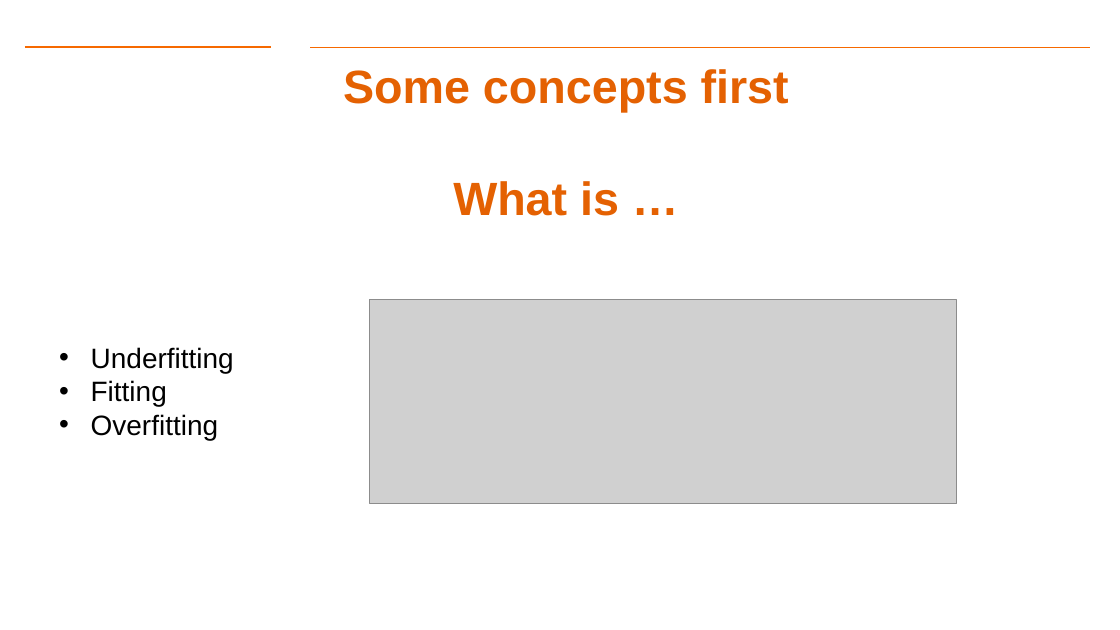
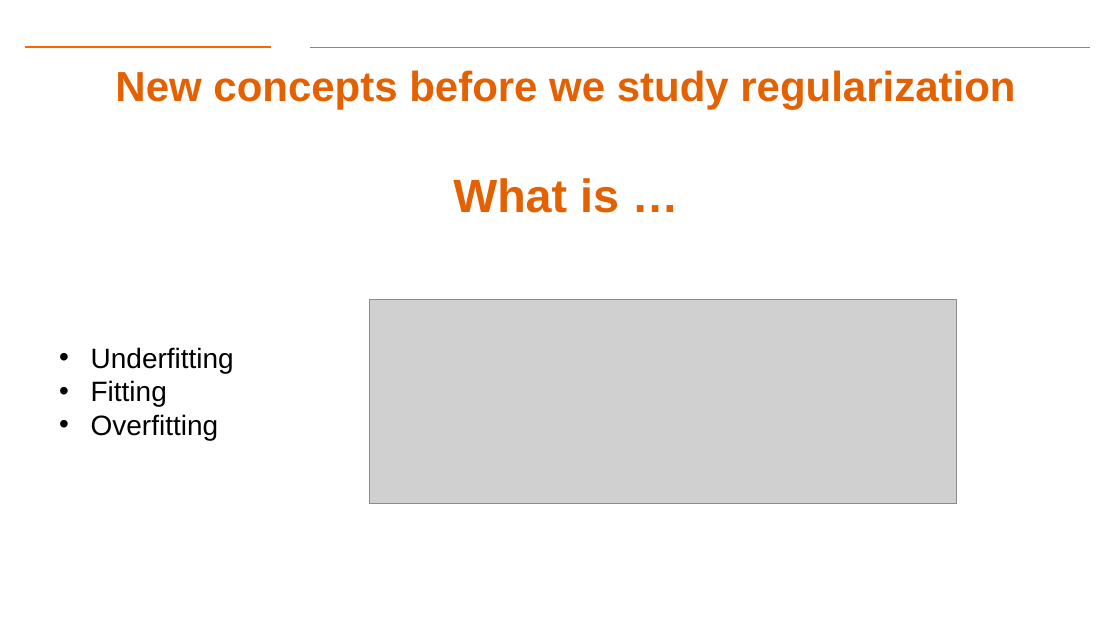
Before and after one commit to aiforsec/RIT-DSCI-633-FDS, a slide deck: slide 3 of Syllabus/Lecture05/Lec05.pptx. Drawn at 1120x630 pixels with LibreOffice and Linux fonts; fonts in the diff are those of the drawing; grey boxes stand for pictures; background and template pictures are left out. Boxes give left, top, right and bottom in pixels: in the first picture for what was removed or moved away, otherwise in the second. Text is boxed around its words. In the diff, an @@ line names an element or a change of style, - is before the commit and + after.

```diff
--- a/Syllabus/Lecture05/Lec05.pptx
+++ b/Syllabus/Lecture05/Lec05.pptx
@@ title at (115,70,1015,213): text changed; size 40 to 36 pt @@
-Some concepts first
-What is …
+New concepts before we study regularization
+What is …
```
Also in this commit, not shown: 6 other slides changed, 4 slides added, 2 slides removed, 2 other files.
